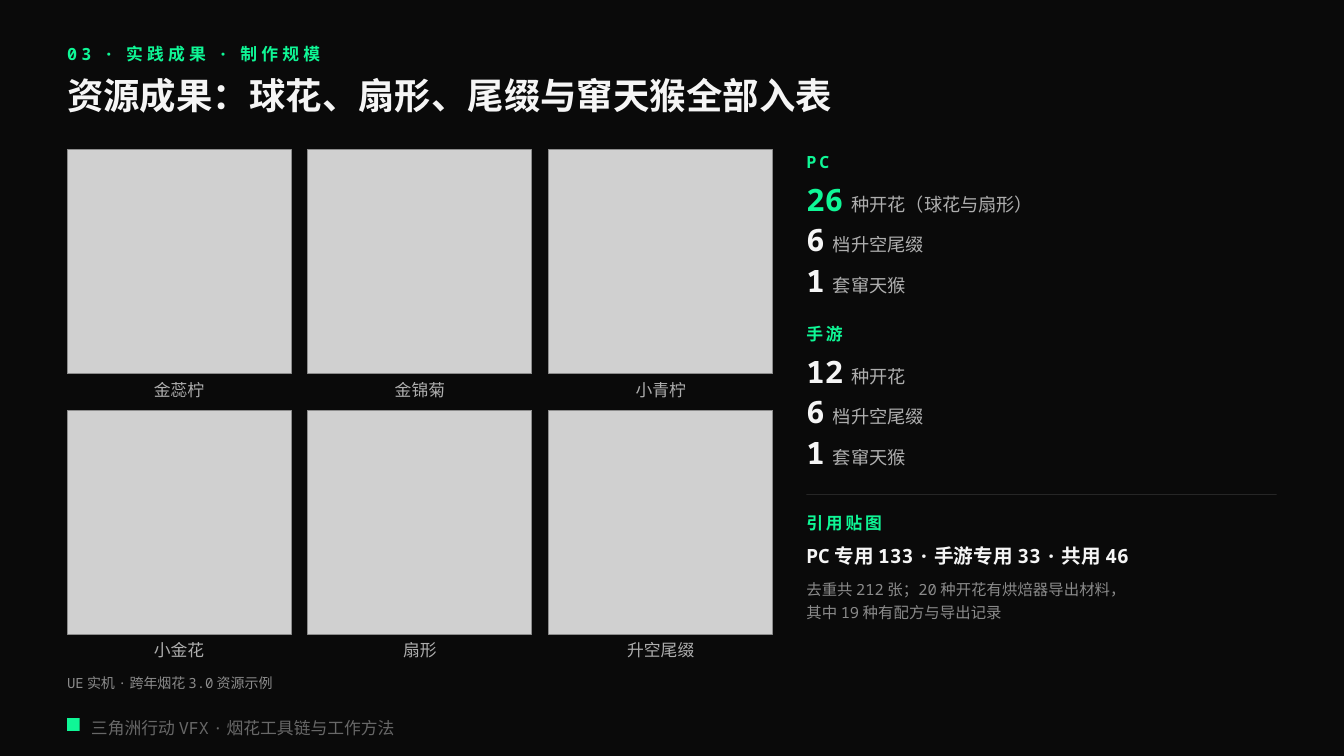
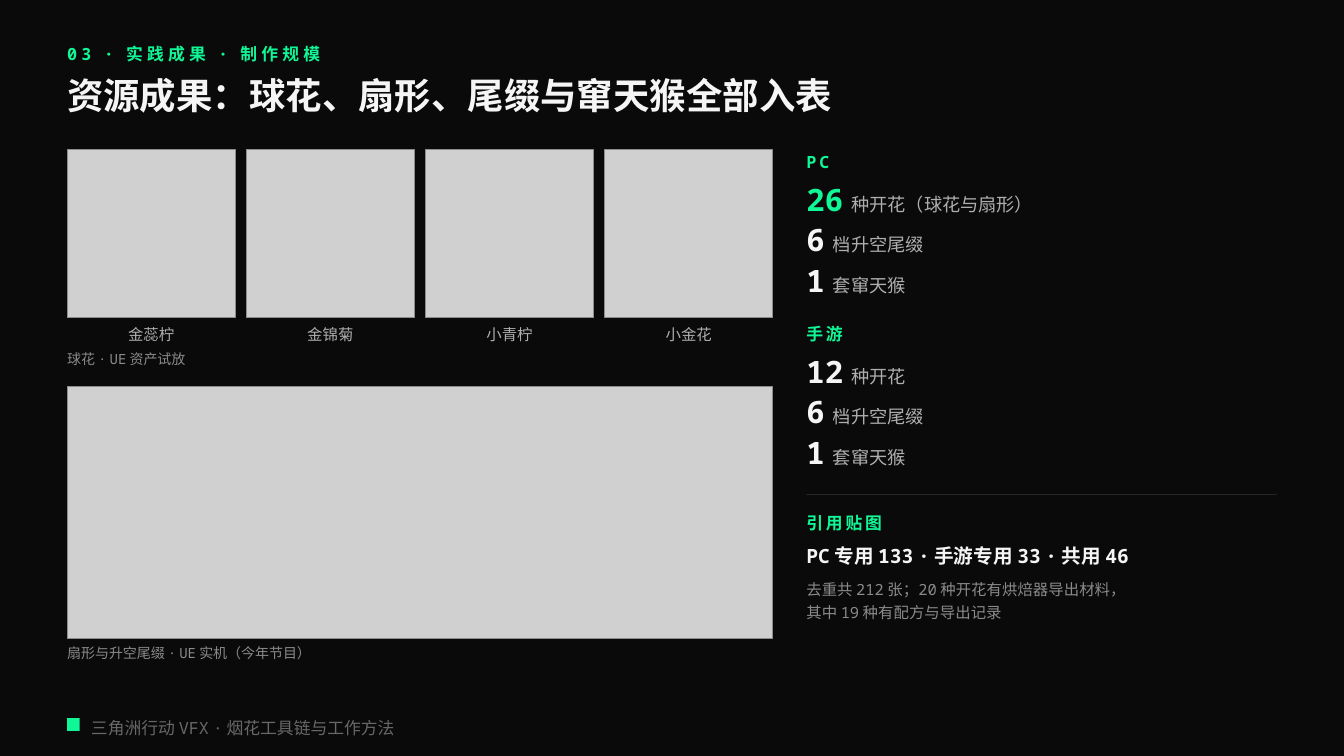
Before and after one commit to loccmaiii-lang/FireWorksLab, a slide deck: slide 11 of 协作/提示词/分享PPT交接_2026-10-29/第四版交付_云端/烟花秀AI全流程_第四版.pptx. Drawn at 1344x756 pixels with LibreOffice and Linux fonts; fonts in the diff are those of the drawing; grey boxes stand for pictures. Boxes give left, top, right and bottom in pixels: in the first picture for what was removed or moved away, otherwise in the second. Text is boxed around its words. In the diff, an @@ line names an element or a change of style, - is before the commit and + after.

```diff
--- a/协作/提示词/分享PPT交接_2026-10-29/第四版交付_云端/烟花秀AI全流程_第四版.pptx
+++ b/协作/提示词/分享PPT交接_2026-10-29/第四版交付_云端/烟花秀AI全流程_第四版.pptx
@@ picture resized from (x1=68, y1=150, x2=291, y2=374) to (x1=68, y1=150, x2=236, y2=319) @@
@@ picture added at (x1=246, y1=150, x2=414, y2=319) @@
@@ picture removed at (x1=309, y1=150, x2=532, y2=374) @@
@@ picture added at (x1=425, y1=150, x2=594, y2=319) @@
@@ picture resized from (x1=548, y1=150, x2=772, y2=374) to (x1=605, y1=150, x2=773, y2=319) @@
@@ text "金蕊柠" moved from (x1=154, y1=382, x2=204, y2=398) to (x1=128, y1=327, x2=174, y2=341) @@
@@ text "金锦菊" moved from (x1=395, y1=382, x2=445, y2=398) to (x1=307, y1=327, x2=353, y2=341) @@
@@ text "小青柠" moved from (x1=636, y1=382, x2=686, y2=398) to (x1=486, y1=327, x2=532, y2=342) @@
@@ size 12 to 11 pt; line spacing 15.6pt to 14.3pt in 4 elements at (x1=128, y1=327, x2=174, y2=341), (x1=307, y1=327, x2=353, y2=341), (x1=486, y1=327, x2=532, y2=342), (x1=666, y1=327, x2=712, y2=341) @@
@@ text "小金花" moved from (x1=154, y1=642, x2=204, y2=658) to (x1=666, y1=327, x2=712, y2=341) @@
@@ text added at (x1=67, y1=352, x2=186, y2=365), 10 pt, text #F5F5F5 at 55% opacity @@
+球花 · UE 资产试放
@@ picture added at (x1=68, y1=386, x2=773, y2=638) @@
@@ picture removed at (x1=68, y1=410, x2=291, y2=634) @@
@@ picture removed at (x1=309, y1=410, x2=532, y2=634) @@
@@ picture removed at (x1=548, y1=410, x2=772, y2=634) @@
@@ text at (x1=67, y1=646, x2=311, y2=659): text changed @@
-UE 实机 · 跨年烟花 3.0 资源示例
+扇形与升空尾缀 · UE 实机（今年节目）
@@ text removed at (x1=403, y1=642, x2=437, y2=658) @@
-扇形
@@ text removed at (x1=627, y1=642, x2=694, y2=658) @@
-升空尾缀
```
Also in this commit, not shown: 6 other slides changed, 24 other files.
